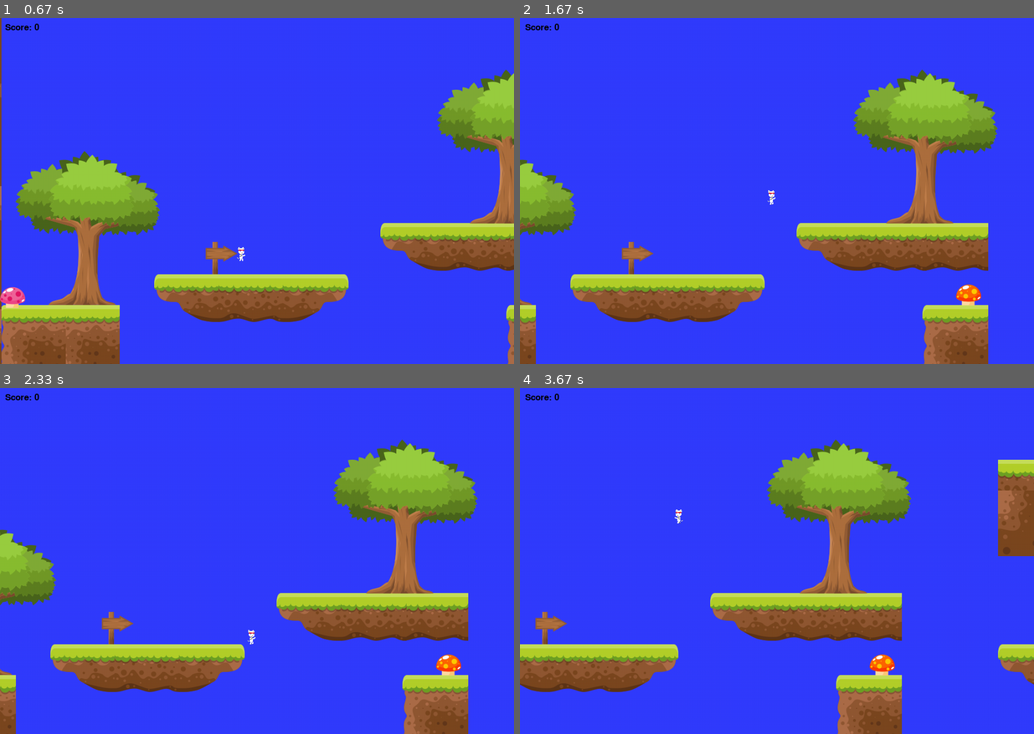
Above: before the commit, frames 1-4 (two rows, left to right).
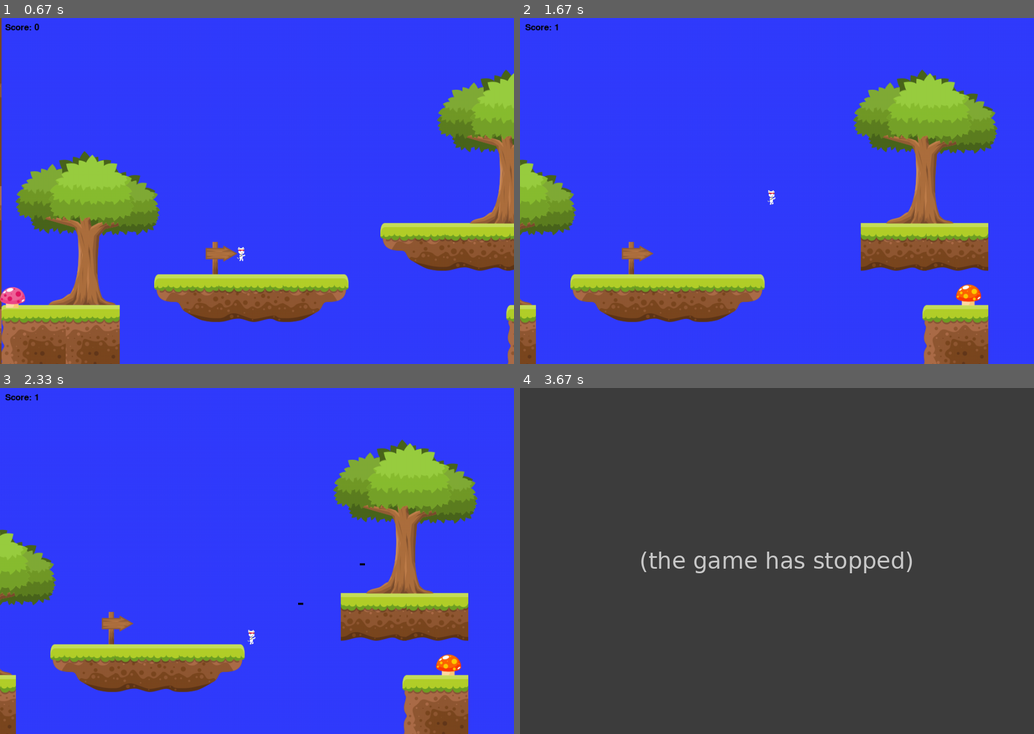
Above: after the commit, the same moments.

Repository: hone1er/Python_platformer
Game: pygame game, started from Pygame/platformer/platformer.py
Two runs of this game, one before a commit and one after it. Both use one fixed random seed, a clock stepped at 60 frames per second and the inputs below.
Inputs (mouse positions are in pixels of both pictures, inside the frame that each line leads up to):
- Up to frame 1 (0.67 s): hold Space from 0.33 s (still down); hold Right from 0.33 s (still down)
- Up to frame 2 (1.67 s): release Space at 0.8 s; release Right at 0.8 s; click (756, 208) at 0.88 s; hold Right 1.17-1.63 s; tap Space at 1.23, 1.53 s
- Up to frame 3 (2.33 s): click (257, 585) at 1.72 s; click (133, 564) at 2.05 s
- Up to frame 4 (3.67 s): hold Up 2.33-2.63 s; tap Space at 2.4, 2.73, 3.03, 3.23, 3.53 s; hold Right 2.67-3.13 s; hold Left from 3.17 s (still down)

Frame 1 is identical in both runs. In frame 2, 1.3% of the frame differs, in the area x 6-67%, y 1-74%; in frame 3, 1.4%; in frame 4, 100%, in the area x 0-100%, y 0-100%.
After the commit the program exited at 3.53 s; later frames show no game.

Commit message:
added bullets

Diff:
--- a/Pygame/platformer/levels.py
+++ b/Pygame/platformer/levels.py
@@ -9,7 +9,7 @@
     def __init__(self, width, height):
         super().__init__()
         self.image = pygame.Surface([width, height])
-        self.image = pygame.image.load('platformer/png/Object/Mushroom_1.png')
+        self.image = pygame.image.load('png/Object/Mushroom_1.png')
         self.rect = self.image.get_rect()
 
 class Platform(pygame.sprite.Sprite):
@@ -22,7 +22,7 @@
         super().__init__()
 
         self.image = pygame.Surface([width, height])
-        self.image = pygame.image.load('platformer/png/Tiles/14.png')
+        self.image = pygame.image.load('png/Tiles/14.png')
         self.rect = self.image.get_rect()
 
 
@@ -37,9 +37,8 @@
         self.platform_list = pygame.sprite.Group()
         self.platform_scene = pygame.sprite.Group()
         self.enemy_list = pygame.sprite.Group()
-
-
         self.player = player
+
 
         # How far this world has been scrolled left/right
         self.world_shift = 0
@@ -180,19 +179,19 @@
                       ]
 
 
-        tile_dict = {pygame.image.load('platformer/png/Tiles/1.png'):ground_tiles,
-                     pygame.image.load('platformer/png/Tiles/13.png'): left_tiles,
-                     pygame.image.load('platformer/png/Tiles/14.png'): center_tiles,
-                     pygame.image.load('platformer/png/Tiles/15.png'): right_tiles,
-                     pygame.image.load('platformer/png/Tiles/10.png'): end_tile_1,
-                     pygame.image.load('platformer/png/Tiles/8.png'): end_tile_2
+        tile_dict = {pygame.image.load('png/Tiles/1.png'):ground_tiles,
+                     pygame.image.load('png/Tiles/13.png'): left_tiles,
+                     pygame.image.load('png/Tiles/14.png'): center_tiles,
+                     pygame.image.load('png/Tiles/15.png'): right_tiles,
+                     pygame.image.load('png/Tiles/10.png'): end_tile_1,
+                     pygame.image.load('png/Tiles/8.png'): end_tile_2
                      }
 
-        object_dict = {pygame.image.load('platformer/png/Object/Tree_2.png'): tree_1,
-                       pygame.image.load('platformer/png/Object/sign_2.png'): sign}
-
-        coin_dict = {pygame.image.load('platformer/png/Object/Mushroom_1.png'): mushroom_1,
-                       pygame.image.load('platformer/png/Object/Mushroom_2.png'): mushroom_2,}
+        object_dict = {pygame.image.load('png/Object/Tree_2.png'): tree_1,
+                       pygame.image.load('png/Object/sign_2.png'): sign}
+
+        coin_dict = {pygame.image.load('png/Object/Mushroom_1.png'): mushroom_1,
+                       pygame.image.load('png/Object/Mushroom_2.png'): mushroom_2,}
 
         def add_item(tiles, image, holder, kind):
             # Go through the array above and add platforms
@@ -253,5 +252,5 @@
                 block.image = image
                 self.platform_list.add(block)
 
-        add_item(center_tiles,  pygame.image.load('platformer/png/Tiles/14.png'), Platform)
-        add_item(left_tiles, pygame.image.load('platformer/png/Tiles/13.png'), Platform)
+        add_item(center_tiles,  pygame.image.load('png/Tiles/14.png'), Platform)
+        add_item(left_tiles, pygame.image.load('png/Tiles/13.png'), Platform)
--- a/Pygame/platformer/platformer.py
+++ b/Pygame/platformer/platformer.py
@@ -163,6 +163,23 @@
     def shoot_laser(self):
         pass
 
+class Bullet(pygame.sprite.Sprite):
+    """ This class represents the bullet . """
+    def __init__(self, direction):
+        # Call the parent class (Sprite) constructor
+        super().__init__()
+        self.direction = direction
+        self.image = pygame.Surface([10, 4])
+        self.image.fill(constants.BLACK)
+        self.rect = self.image.get_rect()
+
+    def update(self):
+        """ Move the bullet. """
+        if self.direction == 'L':
+            self.rect.x -= 6
+        elif self.direction == 'R':
+            self.rect.x += 6
+
 class game():
 
     def main():
@@ -170,6 +187,7 @@
 
         """ Main Program """
         pygame.init()
+
 
         # Set the height and width of the screen
         size = [constants.SCREEN_WIDTH, constants.SCREEN_HEIGHT]
@@ -179,8 +197,10 @@
 
 
         # Create the player
-        player = Player(SpriteSheet('platformer/sprite_base_addon_2012_12_14.png'))
-
+        player = Player(SpriteSheet('sprite_base_addon_2012_12_14.png'))
+
+        # Create bullet list
+        bullet_list = pygame.sprite.Group()
 
 
         # Create all the levels
@@ -212,26 +232,50 @@
             for event in pygame.event.get():
                 if event.type == pygame.QUIT:
                     done = True
-                if event.type == None:
+                elif event.type == None:
                     player.idle()
-                if event.type == pygame.KEYDOWN:
+                elif event.type == pygame.KEYDOWN:
                     if event.key == pygame.K_LEFT:
                         player.go_left()
-                    if event.key == pygame.K_RIGHT:
+                    elif event.key == pygame.K_RIGHT:
                         player.go_right()
-                    if event.key == pygame.K_UP or event.key == pygame.K_SPACE:
+                    elif event.key == pygame.K_UP or event.key == pygame.K_SPACE:
                         player.jump()
 
-                if event.type == pygame.KEYUP:
+                elif event.type == pygame.KEYUP:
                     if event.key == pygame.K_LEFT and player.change_x < 0:
                         player.stop()
-                    if event.key == pygame.K_RIGHT and player.change_x > 0:
+                    elif event.key == pygame.K_RIGHT and player.change_x > 0:
                         player.stop()
+
+                elif event.type == pygame.MOUSEBUTTONDOWN:
+                    # Fire a bullet if the user clicks the mouse button
+                    bullet = Bullet(player.direction)
+                    # Set the bullet so it is where the player is
+                    bullet.rect.x = player.rect.x + 10
+                    bullet.rect.y = player.rect.y + 10
+
+                    # Add the bullet to the lists
+                    active_sprite_list.add(bullet)
+                    bullet_list.add(bullet)
 
             # Update the player.
             active_sprite_list.update()
             # Update items in the level
             current_level.update()
+
+            # Calculate mechanics for each bullet
+            for bullet in bullet_list:
+
+                # See if it hit a block
+                block_hit_list = pygame.sprite.spritecollide(bullet, player.level.platform_list, True)
+
+                # For each block hit, remove the bullet and add to the score
+                for block in block_hit_list:
+                    bullet_list.remove(bullet)
+                    active_sprite_list.remove(bullet)
+                    player.score += 1
+                    print(player.score)
 
             # If the player gets near the right side, shift the world left (-x)
             if player.rect.right >= 500:
